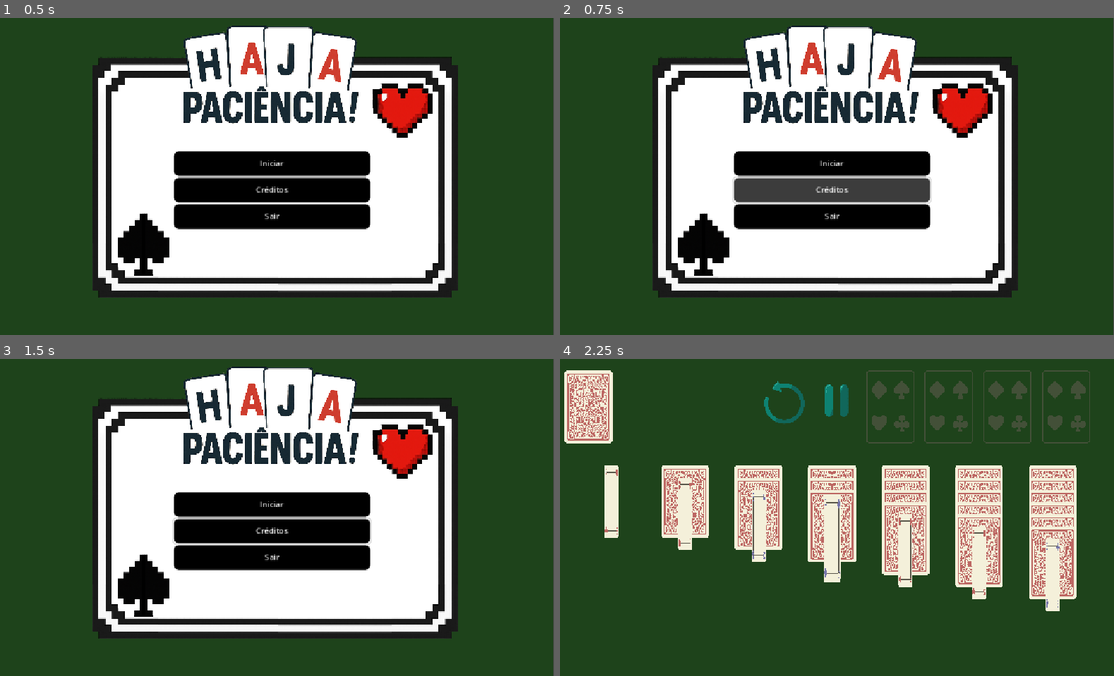
Above: before the commit, frames 1-4 (two rows, left to right).
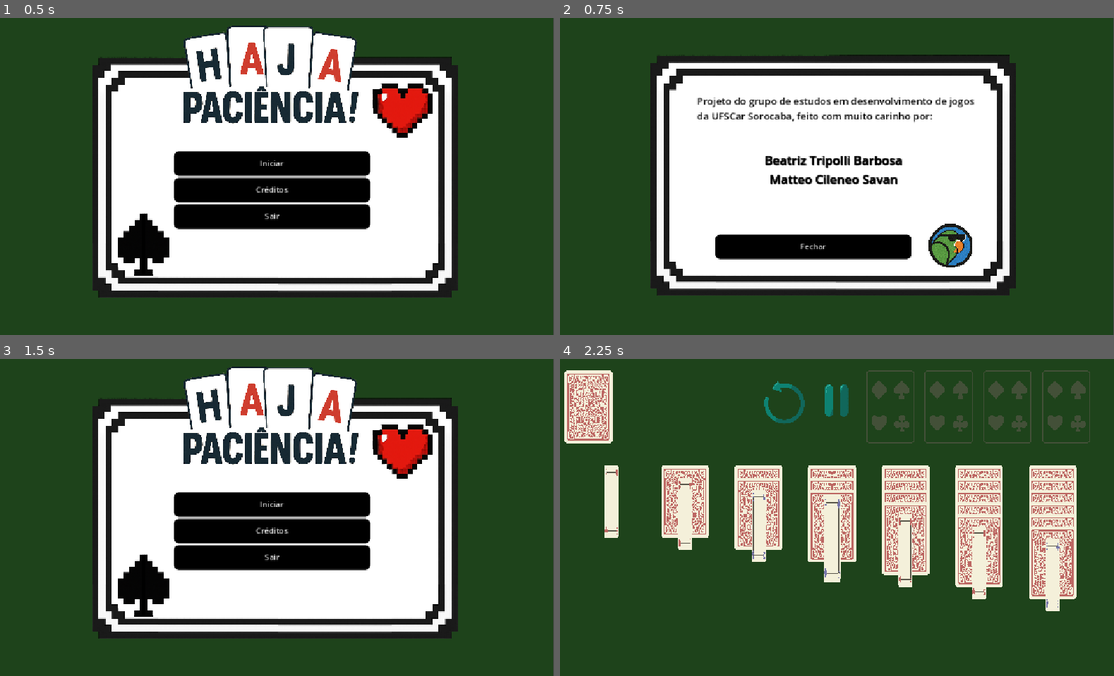
Above: after the commit, the same moments.

Repository: biarog/Paciencia-Maritacas
Game: Godot game, scene res://cenas/menu_inicial.tscn
Two runs of this game, one before a commit and one after it. Both use one fixed random seed, a clock stepped at 60 frames per second and the inputs below.
Inputs (mouse positions are in pixels of both pictures, inside the frame that each line leads up to):
- Up to frame 1 (0.5 s): no input
- Up to frame 2 (0.75 s): click "Créditos" at 0.5 s
- Up to frame 3 (1.5 s): click (254, 587) at 1.25 s, where only the run after the commit has a clickable "Fechar"
- Up to frame 4 (2.25 s): click "Iniciar" at 2 s

Frame 1 is identical in both runs. In frame 2, 26% of the frame differs, in the area x 16-83%, y 2-89%; in frame 3, 0.5%; in frame 4, nothing differs.

Commit message:
creditos add

Diff:
--- a/cenas/TelaVencedor.tscn
+++ b/cenas/TelaVencedor.tscn
@@ -87,7 +87,7 @@
 scale = Vector2(9125.16, 3930.91)
 sprite_frames = ExtResource("5_0vfom")
 animation = &"firework"
-frame_progress = 0.992845
+frame_progress = 0.744661
 
 [node name="AnimatedSprite2D_firework5" type="AnimatedSprite2D" parent="TelaVencedor"]
 z_index = 10
@@ -96,7 +96,7 @@
 scale = Vector2(9.65348, 7.33287)
 sprite_frames = ExtResource("5_0vfom")
 animation = &"firework"
-frame_progress = 0.664216
+frame_progress = 0.416032
 
 [node name="AnimatedSprite2D_firework4" type="AnimatedSprite2D" parent="TelaVencedor"]
 z_index = 10
@@ -105,7 +105,7 @@
 scale = Vector2(7.4954, 5.55587)
 sprite_frames = ExtResource("5_0vfom")
 animation = &"firework"
-frame_progress = 0.0503961
+frame_progress = 0.802212
 
 [node name="AnimatedSprite2D_firework3" type="AnimatedSprite2D" parent="TelaVencedor"]
 z_index = 10
@@ -114,7 +114,7 @@
 scale = Vector2(9.77373, 7.91814)
 sprite_frames = ExtResource("5_0vfom")
 animation = &"firework"
-frame_progress = 0.262398
+frame_progress = 0.0142141
 
 [node name="AnimatedSprite2D_firework2" type="AnimatedSprite2D" parent="TelaVencedor"]
 z_index = 10
@@ -123,7 +123,7 @@
 scale = Vector2(3.1263, 2.81392)
 sprite_frames = ExtResource("5_0vfom")
 animation = &"firework"
-frame_progress = 0.949519
+frame_progress = 0.701333
 
 [node name="AnimatedSprite2D_firework" type="AnimatedSprite2D" parent="TelaVencedor"]
 z_index = 10
@@ -132,7 +132,7 @@
 scale = Vector2(3.32031, 2.99219)
 sprite_frames = ExtResource("5_0vfom")
 animation = &"firework"
-frame_progress = 0.487173
+frame_progress = 0.238992
 
 [node name="Label" type="Label" parent="TelaVencedor"]
 offset_left = 380.0
--- a/cenas/menu_inicial.tscn
+++ b/cenas/menu_inicial.tscn
@@ -1,10 +1,14 @@
-[gd_scene load_steps=7 format=3 uid="uid://d2qgnk8achqm0"]
+[gd_scene load_steps=11 format=3 uid="uid://d2qgnk8achqm0"]
 
 [ext_resource type="Script" uid="uid://dme8jcax44aft" path="res://scripts/menu_inicial.gd" id="1_fe3ib"]
 [ext_resource type="Texture2D" uid="uid://dwmuldbd54ma" path="res://Assets/imagens/moldura_tela_inicial.png" id="2_5hmyj"]
 [ext_resource type="StyleBox" uid="uid://copamx0wdawpr" path="res://estilos de botões/botao_cinza.tres" id="3_dyoa6"]
 [ext_resource type="StyleBox" uid="uid://dhyfgqmmu8wvq" path="res://estilos de botões/botao_preto.tres" id="3_mqa1b"]
 [ext_resource type="Texture2D" uid="uid://ccwsqxpiwa7qb" path="res://Assets/imagens/haja_paciencia_titulo_fundo_branco.png" id="3_qqmr5"]
+[ext_resource type="Texture2D" uid="uid://bdr6ay564h0ap" path="res://Assets/imagens/moldura_tela_inicial_sem_simbolos.png" id="6_02fs0"]
+[ext_resource type="Texture2D" uid="uid://dnik77i516txi" path="res://Assets/imagens/simbolo_gamedev2.png" id="7_23omm"]
+[ext_resource type="Texture2D" uid="uid://3ykn2ctskv7d" path="res://Assets/imagens/simbolo_gamedev2_acinzentado.png" id="8_8mewt"]
+[ext_resource type="StyleBox" uid="uid://c2aj2svr7d1w" path="res://Assets/Styles/style_box_empty.tres" id="9_8mewt"]
 
 [sub_resource type="Theme" id="Theme_atqwx"]
 
@@ -98,5 +102,84 @@
 scale = Vector2(0.4, 0.4)
 texture = ExtResource("3_qqmr5")
 
+[node name="Node2D" type="Node2D" parent="."]
+visible = false
+
+[node name="TextureRect2" type="TextureRect" parent="Node2D"]
+offset_left = 128.0
+offset_top = 20.0
+offset_right = 1015.9
+offset_bottom = 620.0
+mouse_filter = 2
+texture = ExtResource("6_02fs0")
+expand_mode = 3
+
+[node name="HBoxContainer" type="HBoxContainer" parent="Node2D"]
+z_index = 5
+offset_left = 338.0
+offset_top = 442.0
+offset_right = 741.0
+offset_bottom = 492.0
+
+[node name="Fechar" type="Button" parent="Node2D/HBoxContainer"]
+custom_minimum_size = Vector2(400, 50)
+layout_mode = 2
+theme_override_styles/hover = ExtResource("3_dyoa6")
+theme_override_styles/pressed = ExtResource("3_mqa1b")
+theme_override_styles/normal = ExtResource("3_mqa1b")
+text = "Fechar"
+
+[node name="TextureButton" type="TextureButton" parent="Node2D"]
+offset_left = 773.0
+offset_top = 420.0
+offset_right = 1676.0
+offset_bottom = 1326.0
+scale = Vector2(0.1, 0.1)
+texture_normal = ExtResource("7_23omm")
+texture_pressed = ExtResource("7_23omm")
+texture_hover = ExtResource("8_8mewt")
+
+[node name="PanelContainer" type="PanelContainer" parent="Node2D"]
+custom_minimum_size = Vector2(300, 0)
+offset_left = 300.0
+offset_top = 134.0
+offset_right = 884.0
+offset_bottom = 235.0
+theme_override_styles/panel = ExtResource("9_8mewt")
+
+[node name="texto" type="Label" parent="Node2D/PanelContainer"]
+custom_minimum_size = Vector2(300, 50)
+layout_mode = 2
+theme_override_colors/font_color = Color(0, 0, 0, 1)
+theme_override_font_sizes/font_size = 20
+text = "Projeto do grupo de estudos em desenvolvimento de jogos    da UFSCar Sorocaba, feito com muito carinho por:"
+autowrap_mode = 1
+
+[node name="VBoxContainer" type="VBoxContainer" parent="Node2D"]
+z_index = 7
+offset_left = 260.0
+offset_top = 272.0
+offset_right = 898.0
+offset_bottom = 407.0
+
+[node name="Bia" type="Label" parent="Node2D/VBoxContainer"]
+layout_mode = 2
+theme_override_colors/font_color = Color(0, 0, 0, 1)
+theme_override_colors/font_shadow_color = Color(0, 0, 0, 1)
+theme_override_font_sizes/font_size = 25
+text = "Beatriz Tripolli Barbosa"
+horizontal_alignment = 1
+
+[node name="Matteo" type="Label" parent="Node2D/VBoxContainer"]
+layout_mode = 2
+theme_override_colors/font_color = Color(0, 0, 0, 1)
+theme_override_colors/font_shadow_color = Color(0, 0, 0, 1)
+theme_override_font_sizes/font_size = 25
+text = "Matteo Cileneo Savan"
+horizontal_alignment = 1
+
 [connection signal="pressed" from="MarginContainer/VBoxContainer/Iniciar" to="." method="_on_iniciar_pressed"]
+[connection signal="pressed" from="MarginContainer/VBoxContainer/Creditos" to="." method="_on_creditos_pressed"]
 [connection signal="pressed" from="MarginContainer/VBoxContainer/Sair" to="." method="_on_sair_pressed"]
+[connection signal="pressed" from="Node2D/HBoxContainer/Fechar" to="." method="_on_fechar_pressed"]
+[connection signal="pressed" from="Node2D/TextureButton" to="." method="_on_texture_button_pressed"]
--- a/scripts/Paciencia/controle_casas.gd
+++ b/scripts/Paciencia/controle_casas.gd
@@ -33,7 +33,7 @@
 		if casa.get_child_count() < 14:
 			venceu = false
 	# APAGAR DEPOIS:
-	venceu = true
+	#venceu = true
 	if venceu:
 		print("YIPPEEE, voce venceu paciencia!!!!")
 		$"../Timer".salvar_tempo()
--- a/scripts/menu_inicial.gd
+++ b/scripts/menu_inicial.gd
@@ -6,3 +6,21 @@
 
 func _on_iniciar_pressed() -> void:
 	get_tree().change_scene_to_file("res://cenas/mesa_paciencia.tscn")
+
+
+func _on_creditos_pressed() -> void:
+	$TextureRect2.hide()
+	$MarginContainer.hide()
+	$TextureRect.hide()
+	$Node2D.show()
+
+
+func _on_texture_button_pressed() -> void:
+	OS.shell_open("https://www.instagram.com/maritacasgamedev/")
+
+
+func _on_fechar_pressed() -> void:
+	$Node2D.hide()
+	$TextureRect2.show()
+	$MarginContainer.show()
+	$TextureRect.show()
Binary file added: Assets/imagens/simbolo_gamedev.png
Not shown, added: Assets/imagens/simbolo_gamedev.png.import
Binary file added: Assets/imagens/simbolo_gamedev2.png
Not shown, added: Assets/imagens/simbolo_gamedev2.png.import
Binary file added: Assets/imagens/simbolo_gamedev2_acinzentado.png
Not shown, added: Assets/imagens/simbolo_gamedev2_acinzentado.png.import
Binary file added: Assets/imagens/simbolo_gamedev_acinzentado.png
Not shown, added: Assets/imagens/simbolo_gamedev_acinzentado.png.import
